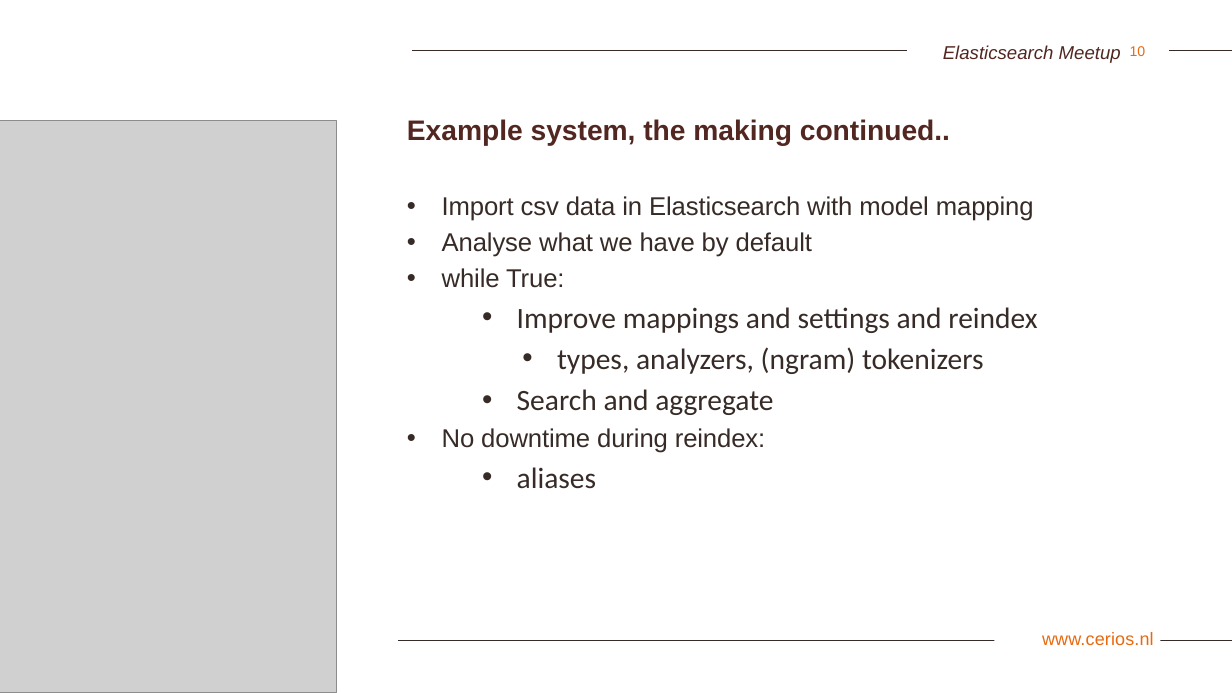
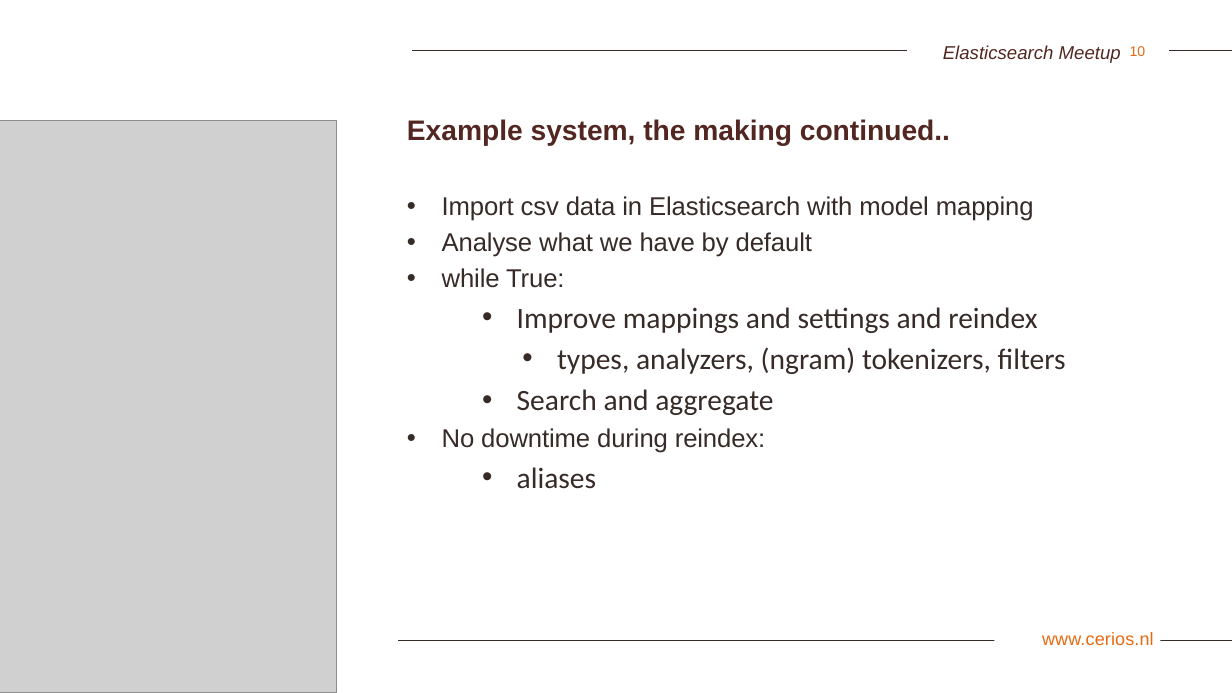
Before and after one commit to rpbouw/es-meetup, a slide deck: slide 10 of presentation/Elasticsearch-meetup-2019-03.pptx. Drawn at 1232x693 pixels with LibreOffice and Linux fonts; fonts in the diff are those of the drawing; grey boxes stand for pictures; background and template pictures are left out. Boxes give left, top, right and bottom in pixels: in the first picture for what was removed or moved away, otherwise in the second. Text is boxed around its words. In the diff, an @@ line names an element or a change of style, - is before the commit and + after.

```diff
--- a/presentation/Elasticsearch-meetup-2019-03.pptx
+++ b/presentation/Elasticsearch-meetup-2019-03.pptx
@@ text at <box>557,347,1066,374</box>: text changed @@
-    • types, analyzers, (ngram) tokenizers
+    • types, analyzers, (ngram) tokenizers, filters
```
Also in this commit, not shown: 1 other slide changed, 1 other file.
